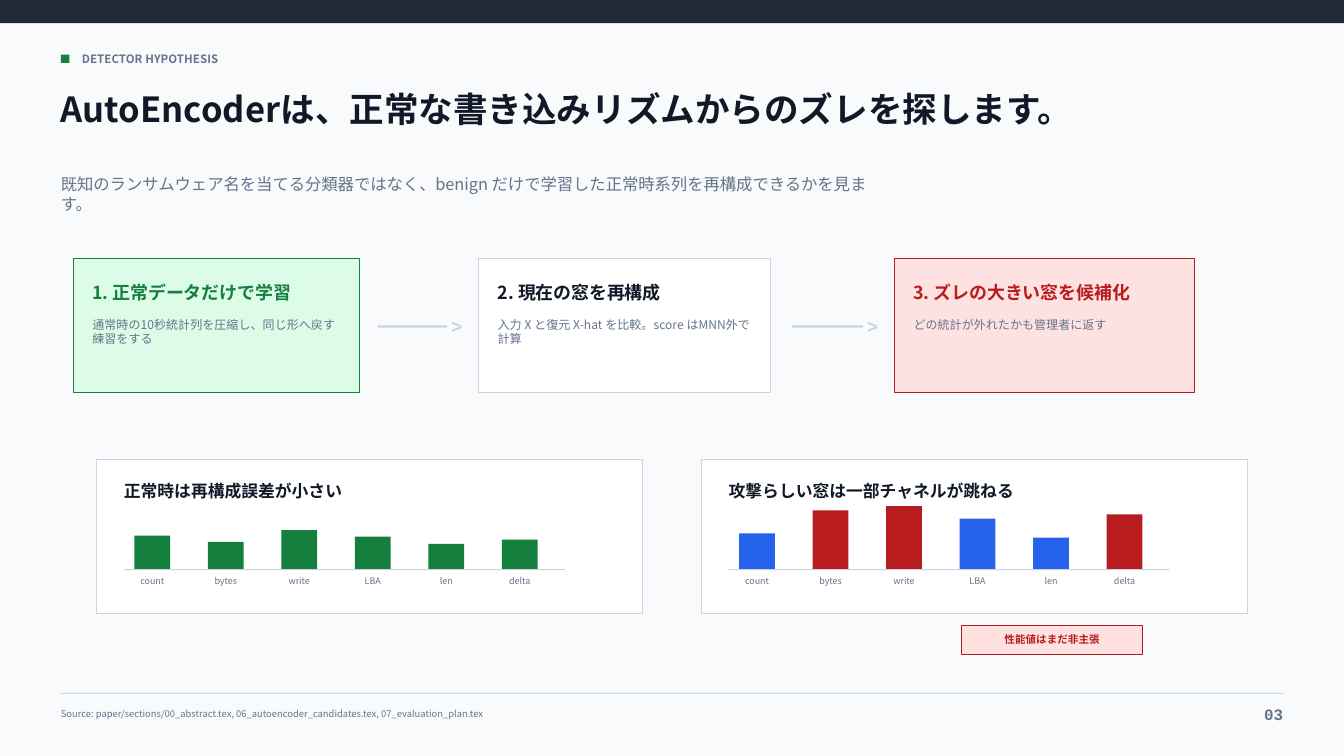
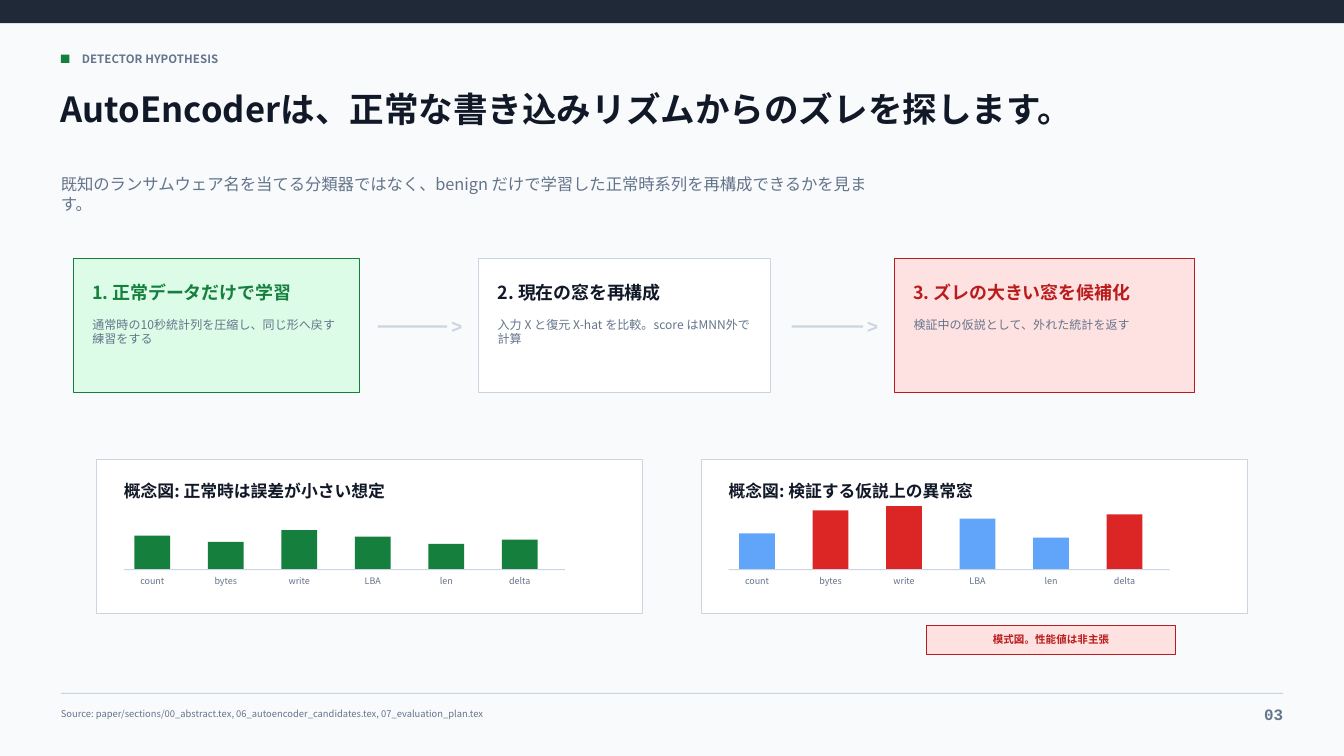
Before and after one commit to t0m0h1r0/research-anomaly, a slide deck: slide 3 of paper/presentations/storage_embedded_ransomware_sponsor_brief.pptx. Drawn at 1344x756 pixels with LibreOffice and Linux fonts; fonts in the diff are those of the drawing. Boxes give left, top, right and bottom in pixels: in the first picture for what was removed or moved away, otherwise in the second. Text is boxed around its words. In the diff, an @@ line names an element or a change of style, - is before the commit and + after.

```diff
--- a/paper/presentations/storage_embedded_ransomware_sponsor_brief.pptx
+++ b/paper/presentations/storage_embedded_ransomware_sponsor_brief.pptx
@@ text at bbox=[914, 319, 1130, 330]: text changed @@
-どの統計が外れたかも管理者に返す
+検証中の仮説として、外れた統計を返す
@@ text at bbox=[124, 482, 385, 499]: text changed @@
-正常時は再構成誤差が小さい
+概念図: 正常時は誤差が小さい想定
@@ text at bbox=[729, 482, 973, 499]: text changed @@
-攻撃らしい窓は一部チャネルが跳ねる
+概念図: 検証する仮説上の異常窓
@@ fill #2563EB to #60A5FA in 3 elements at bbox=[739, 533, 774, 569], bbox=[960, 519, 995, 570], bbox=[1033, 537, 1069, 569] @@
@@ fill #B91C1C to #DC2626 in 3 elements at bbox=[813, 510, 848, 569], bbox=[886, 506, 922, 569], bbox=[1107, 514, 1142, 569] @@
@@ rectangle: place and size @@
-rectangle at bbox=[962, 626, 1142, 654]
+rectangle at bbox=[927, 626, 1177, 654]
@@ text at bbox=[993, 634, 1109, 644]: text changed @@
-性能値はまだ非主張
+模式図。性能値は非主張
```
Also in this commit, not shown: 4 other slides changed, 2 other files.
